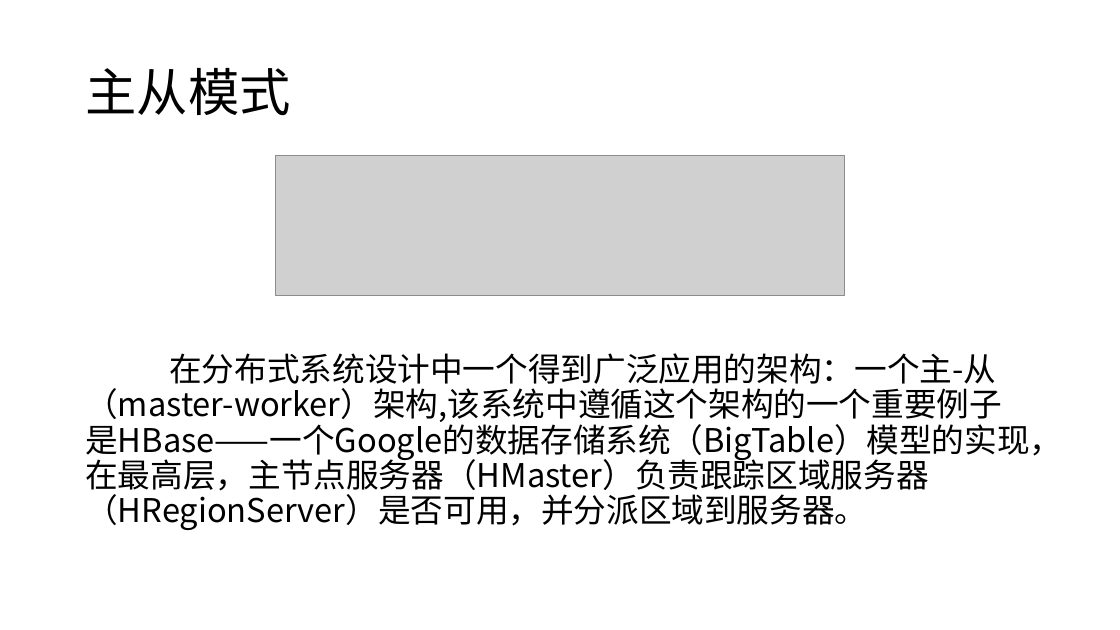
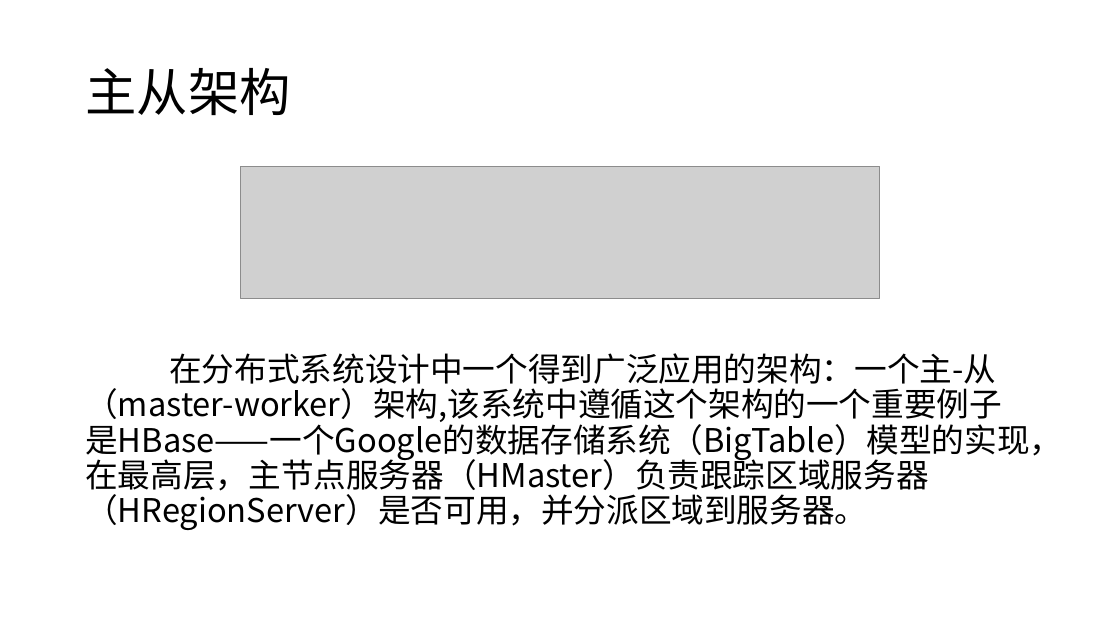
Before and after one commit to moxingwang/zookeeper, a slide deck: slide 3 of zookeeper.pptx (slide 5 before the commit). Drawn at 1120x630 pixels with LibreOffice and Linux fonts; fonts in the diff are those of the drawing; grey boxes stand for pictures. Boxes give left, top, right and bottom in pixels: in the first picture for what was removed or moved away, otherwise in the second. Text is boxed around its words. In the diff, an @@ line names an element or a change of style, - is before the commit and + after.

Commit message:
ddd

```diff
--- a/zookeeper.pptx
+++ b/zookeeper.pptx
@@ title at (85,68,290,115): text changed @@
-主从模式
+主从架构
@@ picture: place and size @@
-picture at (276,155,845,296)
+picture at (240,166,880,298)
```
Also in this commit, not shown: 3 other slides changed, 16 slides added, 2 slides removed.
